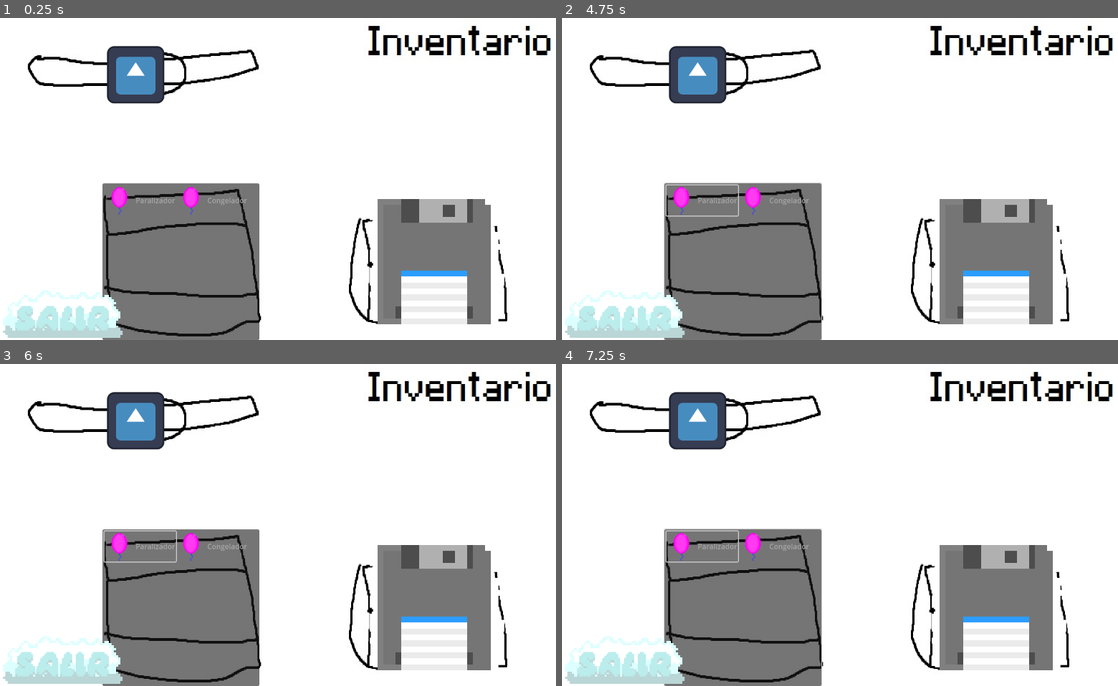
Above: before the commit, frames 1-4 (two rows, left to right).
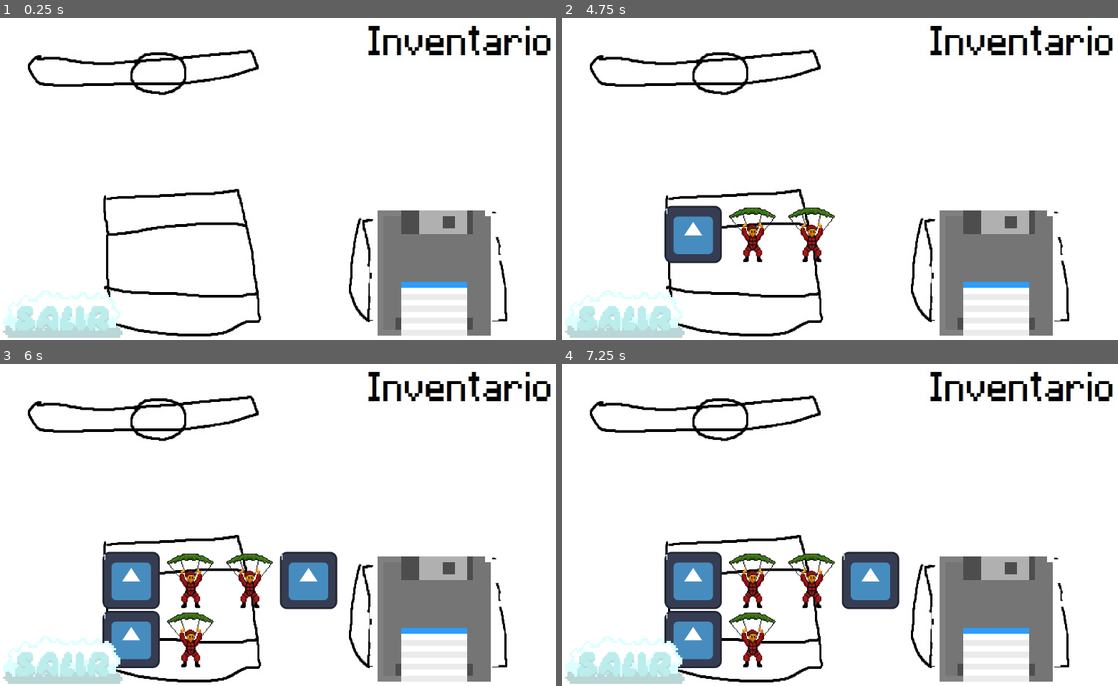
Above: after the commit, the same moments.

Repository: kevinMG01/CaidaExtrema_Version_2.1
Game: Godot game, scene res://escenas/menus/inventario/Inventario.tscn
The game is run twice, just before and just after one commit, with the same random seed, the same clock (stepped at 60 frames per second) and the same inputs. The project has no main scene, so this scene is started directly. The engine's default icon, where the game draws it, is replaced by a stand-in: a white triangle on a blue panel in a dark square.
Inputs (mouse positions are in pixels of both pictures, inside the frame that each line leads up to; where the layout moved, square brackets give the same spot in the first picture):
- Up to frame 1 (0.25 s): no input
- Up to frame 2 (4.75 s): click (1001, 272) [1001, 262] at 0.5 s; click (623, 314) at 1.25 s; tap Enter (ui_accept) at 2, 2.27, 2.75, 3.02, 3.5, 4.25, 4.52 s; hold Right (ui_right) 2.03-3.53 s; hold Left (ui_left) 3.53-4.28 s; hold Right (ui_right) from 4.28 s (still down)
- Up to frame 3 (6 s): tap Enter (ui_accept) at 5, 5.27, 5.75 s; release Right (ui_right) at 5.78 s; hold Left (ui_left) from 5.78 s (still down)
- Up to frame 4 (7.25 s): tap Enter (ui_accept) at 6.02 s; release Left (ui_left) at 6.53 s; hold Right (ui_right) from 6.53 s (still down)

The runs differ from the first frame. In frame 1, 17% of the frame differs, in the area x 18-91%, y 8-100%; in frame 2, 17%; in frame 3, 19%; in frame 4, 19%.

Commit message:
creación de un contenedor para los ítems

Diff:
--- a/caidaextremas_version_2.1/escenas/menus/inventario/Inventario.tscn
+++ b/caidaextremas_version_2.1/escenas/menus/inventario/Inventario.tscn
@@ -1,12 +1,9 @@
-[gd_scene load_steps=7 format=3 uid="uid://dom25syo7ar7h"]
+[gd_scene load_steps=5 format=3 uid="uid://dom25syo7ar7h"]
 
 [ext_resource type="Script" uid="uid://b2hwhfteg8sxn" path="res://escenas/menus/inventario/inventario.gd" id="1_pl1p1"]
 [ext_resource type="Texture2D" uid="uid://hvna3saatyhf" path="res://assets/menus/inventario/k.jpg" id="1_trr87"]
-[ext_resource type="Texture2D" uid="uid://cddlqs3hd6b53" path="res://assets/enemies/globo/Globo_enemigo_sprite_1.png" id="2_2kg2n"]
 [ext_resource type="Texture2D" uid="uid://o2o5qgbp21lb" path="res://assets/menus/menu_principal/Botones/Boton_guardado.png" id="3_6e7er"]
 [ext_resource type="Texture2D" uid="uid://plf6micqddib" path="res://assets/menus/menu_principal/Botones/Boton_salir.png" id="4_pl1p1"]
-
-[sub_resource type="ViewportTexture" id="ViewportTexture_xqgxn"]
 
 [node name="Inventario" type="Control"]
 layout_mode = 3
@@ -70,19 +67,10 @@
 layout_mode = 2
 theme_override_constants/margin_right = 225
 
-[node name="ItemList" type="ItemList" parent="VBoxContainer/HBoxContainer"]
-custom_minimum_size = Vector2(350, 350)
+[node name="GridContainer" type="GridContainer" parent="VBoxContainer/HBoxContainer"]
 layout_mode = 2
-size_flags_horizontal = 0
-size_flags_vertical = 10
-select_mode = 1
-item_count = 3
-max_columns = 3
-item_0/text = "Paralizador"
-item_0/icon = ExtResource("2_2kg2n")
-item_1/text = "Congelador"
-item_1/icon = ExtResource("2_2kg2n")
-item_2/icon = SubResource("ViewportTexture_xqgxn")
+size_flags_horizontal = 3
+columns = 4
 
 [node name="Caja" type="TextureButton" parent="VBoxContainer/HBoxContainer"]
 custom_minimum_size = Vector2(300, 300)
@@ -105,3 +93,5 @@
 offset_right = 275.0
 grow_vertical = 0
 texture_normal = ExtResource("4_pl1p1")
+
+[connection signal="button_down" from="VBoxContainer/HBoxContainer/Caja" to="." method="_on_caja_button_down"]
--- a/caidaextremas_version_2.1/escenas/menus/inventario/Items/inventory_item_ui.gd
+++ b/caidaextremas_version_2.1/escenas/menus/inventario/Items/inventory_item_ui.gd
@@ -1,18 +1,15 @@
-extends Panel
+extends TextureRect
 
 
-# Called when the node enters the scene tree for the first time.
-func _ready() -> void:
-	pass # Replace with function body.
 
 
-# Called every frame. 'delta' is the elapsed time since the previous frame.
-func _process(delta: float) -> void:
-	pass
+
+
+
+
 
 func initialize(texture_rec, valor):
-
-	$TextureRect.texture = texture_rec
+	texture = texture_rec
 	$Label.text = str(valor)
 
 func set_quantity(valor):
--- a/caidaextremas_version_2.1/escenas/menus/inventario/Items/inventory_item_ui.tscn
+++ b/caidaextremas_version_2.1/escenas/menus/inventario/Items/inventory_item_ui.tscn
@@ -1,22 +1,13 @@
-[gd_scene load_steps=3 format=3 uid="uid://csbhxl4ri6c14"]
+[gd_scene load_steps=2 format=3 uid="uid://d4bpd2rvel7ja"]
 
-[ext_resource type="Script" uid="uid://cu2jxyq0oidvq" path="res://escenas/menus/inventario/Items/inventory_item_ui.gd" id="1_q2byx"]
-[ext_resource type="Texture2D" uid="uid://1bgxske2org1" path="res://icon.svg" id="1_q3jpq"]
+[ext_resource type="Script" uid="uid://chxwd2kqbfirt" path="res://escenas/menus/inventario/inventory_item_ui.gd" id="1_6gplh"]
 
-[node name="inventory_item_ui" type="Panel"]
+[node name="inventory_item_ui" type="TextureRect"]
 offset_right = 40.0
 offset_bottom = 40.0
-script = ExtResource("1_q2byx")
-
-[node name="TextureRect" type="TextureRect" parent="."]
-layout_mode = 0
-offset_right = 40.0
-offset_bottom = 40.0
-texture = ExtResource("1_q3jpq")
+script = ExtResource("1_6gplh")
 
 [node name="Label" type="Label" parent="."]
 layout_mode = 0
-offset_left = 37.0
-offset_top = 131.0
-offset_right = 94.0
-offset_bottom = 154.0
+offset_right = 40.0
+offset_bottom = 23.0
--- /dev/null
+++ b/caidaextremas_version_2.1/escenas/menus/inventario/en_inspeccion_Items/inventory_item_ui.gd
@@ -0,0 +1,19 @@
+extends Panel
+
+
+# Called when the node enters the scene tree for the first time.
+func _ready() -> void:
+	pass # Replace with function body.
+
+
+# Called every frame. 'delta' is the elapsed time since the previous frame.
+func _process(delta: float) -> void:
+	pass
+
+func initialize(texture_rec, valor):
+
+	$TextureRect.texture = texture_rec
+	$Label.text = str(valor)
+
+func set_quantity(valor):
+	$Label.text = str(valor)
--- /dev/null
+++ b/caidaextremas_version_2.1/escenas/menus/inventario/en_inspeccion_Items/inventory_item_ui.tscn
@@ -0,0 +1,22 @@
+[gd_scene load_steps=3 format=3 uid="uid://csbhxl4ri6c14"]
+
+[ext_resource type="Script" uid="uid://cu2jxyq0oidvq" path="res://escenas/menus/inventario/en_inspeccion_Items/inventory_item_ui.gd" id="1_q2byx"]
+[ext_resource type="Texture2D" uid="uid://1bgxske2org1" path="res://icon.svg" id="1_q3jpq"]
+
+[node name="inventory_item_ui" type="Panel"]
+offset_right = 40.0
+offset_bottom = 40.0
+script = ExtResource("1_q2byx")
+
+[node name="TextureRect" type="TextureRect" parent="."]
+layout_mode = 0
+offset_right = 128.0
+offset_bottom = 128.0
+texture = ExtResource("1_q3jpq")
+
+[node name="Label" type="Label" parent="."]
+layout_mode = 0
+offset_left = 37.0
+offset_top = 131.0
+offset_right = 94.0
+offset_bottom = 154.0
--- a/caidaextremas_version_2.1/escenas/menus/inventario/inventario.gd
+++ b/caidaextremas_version_2.1/escenas/menus/inventario/inventario.gd
@@ -1,7 +1,7 @@
 extends Control
 
 
-@onready var item_list: ItemList = $VBoxContainer/HBoxContainer/ItemList
+@onready var grid_container: GridContainer = $VBoxContainer/HBoxContainer/GridContainer
 const INVENTORY_ITEM_UI = preload("res://escenas/menus/inventario/Items/inventory_item_ui.tscn")
 @onready var item_seleccionado: GridContainer = $HBoxContainer/VBoxContainer/Item_seleccionado
 
@@ -13,26 +13,18 @@
 
 func _ready():
 	randomize()
-	var resultado = abrirCaja()
-	if resultado != "cajaVacia":
-		if resultado == "congelar":
-			add_item(resultado, texturas[0], 1)
-		elif resultado == "intangible":
-			add_item(resultado, texturas[1], 1)
-	else:
-		print("¡Caja vacía!")
 
 
 func add_item(type, texture: CompressedTexture2D, quantity: int):
 	var node_name = "inventory_item" + str(type)
-	if not item_list.has_node(node_name):
-		var inventory_item = INVENTORY_ITEM_UI.instantiate()
-		inventory_item.name = node_name
-		inventory_item.initialize(texture, quantity)
-		item_seleccionado.add_child(inventory_item)
-	else:
-		var existing_node = item_seleccionado.get_node(node_name)
-		existing_node.set_quantity(quantity)
+	#if not item_list.has_node(node_name):
+	var inventory_item = INVENTORY_ITEM_UI.instantiate()
+	inventory_item.name = node_name
+	inventory_item.initialize(texture, quantity)
+	grid_container.add_child(inventory_item)
+	#else:
+		#var existing_node = item_seleccionado.get_node(node_name)
+		#existing_node.set_quantity(quantity)
 
 
 var probabilidades = {
@@ -43,7 +35,7 @@
 
 func pawerUpEnUso(newslot):
 	var duplicated_slot = newslot.duplicate()
-	item_list.add_child(duplicated_slot)
+	grid_container.add_child(duplicated_slot)
 	duplicated_slot.custom_minimum_size = Vector2(70, 70)
 
 func abrirCaja():
@@ -55,5 +47,15 @@
 		if valor_aleatorio <= probabilidad_acumulada:
 			return objeto
 
+	return "cajaVacia"
 
-	return "cajaVacia"
+
+func _on_caja_button_down() -> void:
+	var resultado = abrirCaja()
+	if resultado != "cajaVacia":
+		if resultado == "congelar":
+			add_item(resultado, texturas[0], 1)
+		elif resultado == "intangible":
+			add_item(resultado, texturas[1], 1)
+	else:
+		print("¡Caja vacía!")
Not shown, changed: caidaextremas_version_2.1/escenas/menus/inventario/Items/inventory_item_ui.gd.uid
Not shown, added: caidaextremas_version_2.1/escenas/menus/inventario/en_inspeccion_Items/inventory_item_ui.gd.uid
